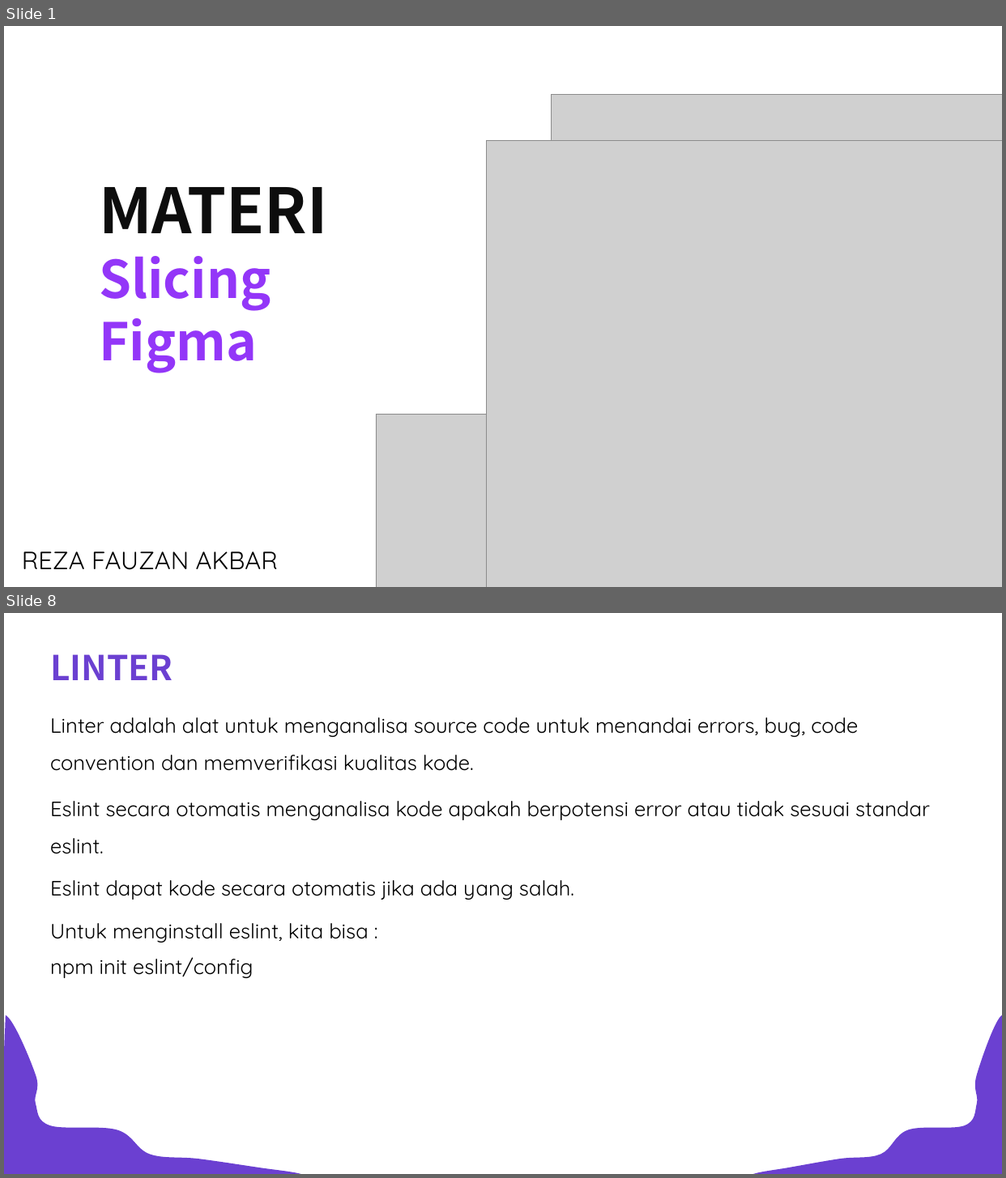
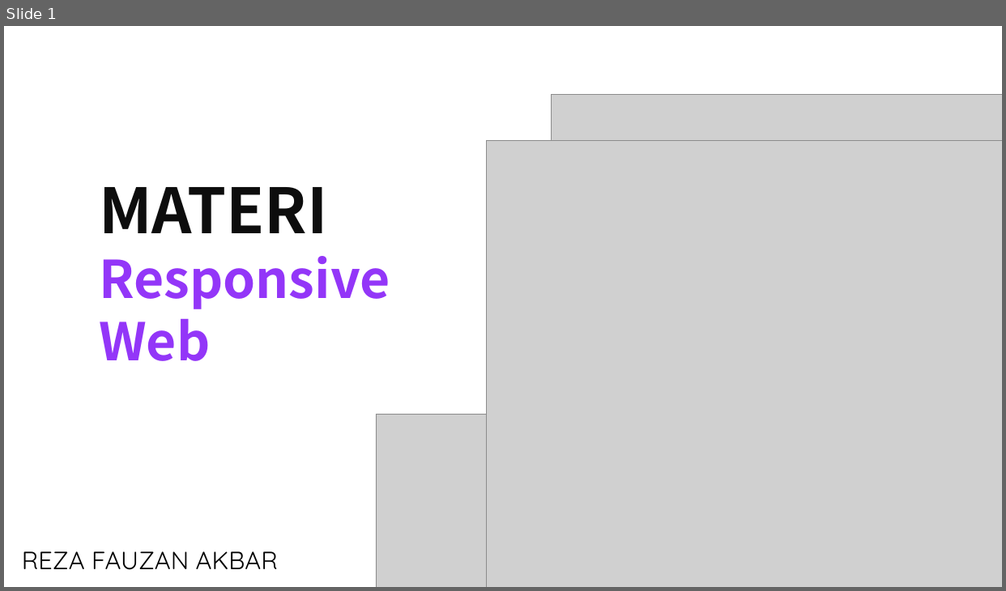
Before and after one commit to rezafauzanakbar/slicing_food_recipes, a slide deck: objective.pptx. Shown one above the other, each under a label of ours: slides 1 and 8 before the commit, slide 1 after it; the slides between them are not shown. The pictures are 1006x1178 and 1006x591 pixels, drawn with LibreOffice and Linux fonts; fonts in the diff are those of the drawing; grey boxes stand for pictures. Boxes give left, top, right and bottom in pixels: in the first picture for what was removed or moved away, otherwise in the second. Text is boxed around its words. In the diff, an @@ line names an element or a change of style, - is before the commit and + after.

```diff
--- a/objective.pptx
+++ b/objective.pptx
@@ slide 8 removed at (4, 613, 1002, 1174), background #FFFFFF @@
@@ text removed at (50, 654, 173, 680) @@
-LINTER
@@ text removed at (50, 717, 858, 771) @@
-Linter adalah alat untuk menganalisa source code untuk menandai errors, bug, code convention dan memverifikasi kualitas kode.
@@ text removed at (50, 801, 930, 854) @@
-Eslint secara otomatis menganalisa kode apakah berpotensi error atau tidak sesuai standar eslint.
@@ text removed at (50, 880, 574, 900) @@
-Eslint dapat kode secara otomatis jika ada yang salah.
@@ text removed at (50, 923, 368, 943) @@
-Untuk menginstall eslint, kita bisa :
@@ text removed at (50, 957, 253, 978) @@
-npm init eslint/config
@@ freeform shape removed at (4, 1016, 301, 1174) @@
@@ freeform shape removed at (753, 1016, 1002, 1174) @@
@@ slide 1 changed as well @@
@@ text at (99, 256, 390, 361): text changed @@
-Slicing
-Figma
+Responsive
+Web
```
Also in this commit, not shown: 8 slides added, 7 other slides removed, 12 other files.
